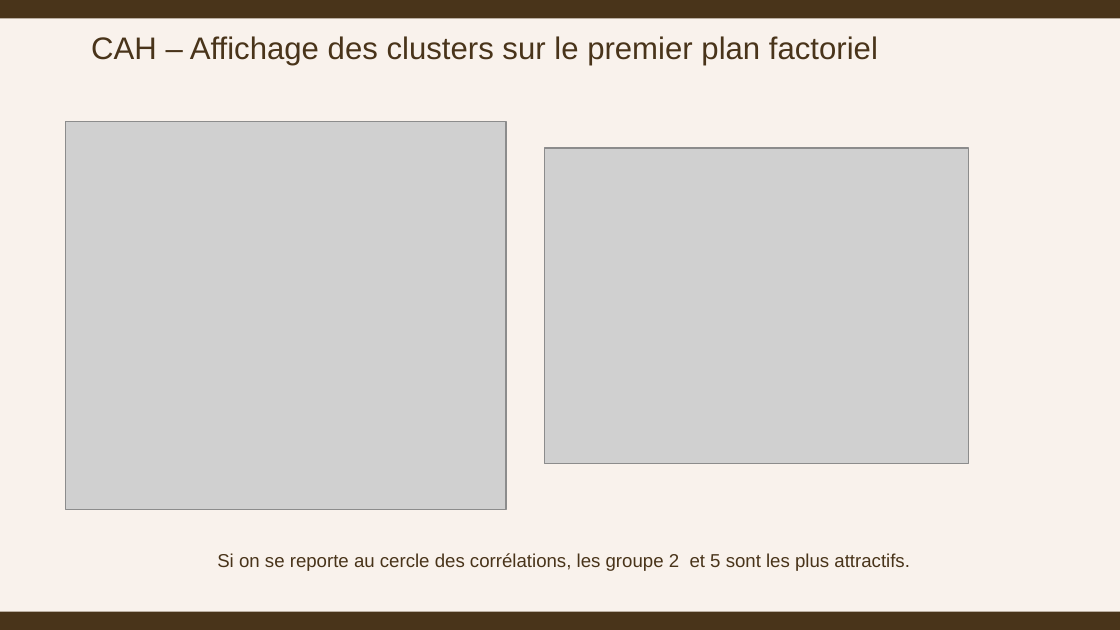
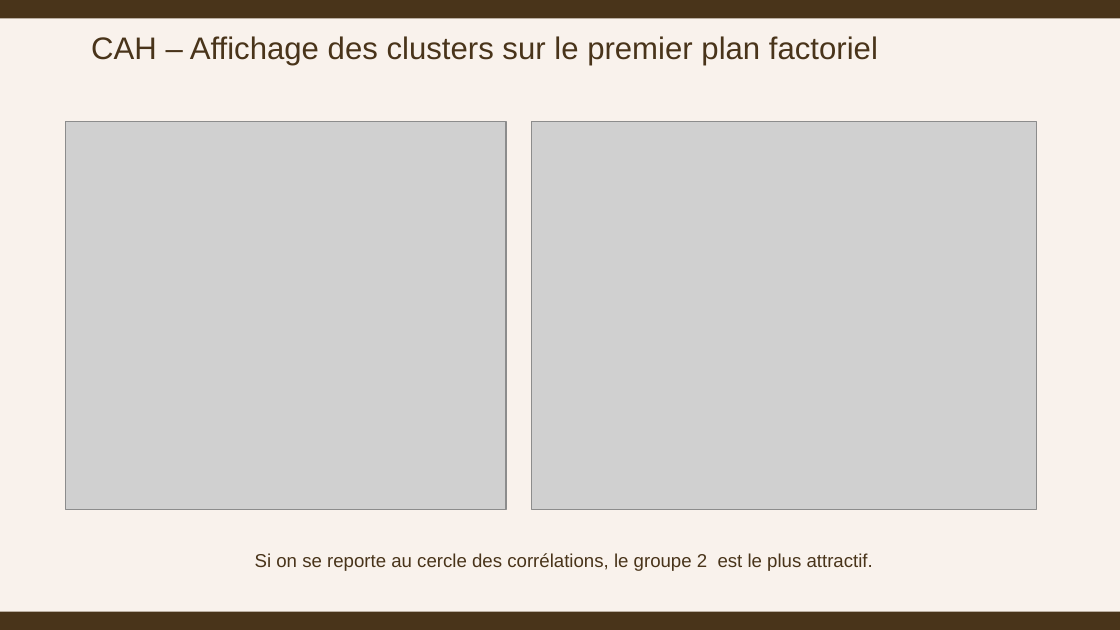
Before and after one commit to ziedbelhocine/Cours-OC, a slide deck: slide 23 of Data_Analyst/Projet_11/livrables/Zied_Belhocine_3_presentation_072026.pptx (slide 25 before the commit). Drawn at 1120x630 pixels with LibreOffice and Linux fonts; fonts in the diff are those of the drawing; grey boxes stand for pictures. Boxes give left, top, right and bottom in pixels: in the first picture for what was removed or moved away, otherwise in the second. Text is boxed around its words. In the diff, an @@ line names an element or a change of style, - is before the commit and + after.

```diff
--- a/Data_Analyst/Projet_11/livrables/Zied_Belhocine_3_presentation_072026.pptx
+++ b/Data_Analyst/Projet_11/livrables/Zied_Belhocine_3_presentation_072026.pptx
@@ picture: place and size @@
-picture at (544, 148, 969, 464)
+picture at (532, 122, 1037, 510)
@@ text at (255, 553, 873, 571): text changed @@
-Si on se reporte au cercle des corrélations, les groupe 2 et 5 sont les plus attractifs.
+Si on se reporte au cercle des corrélations, le groupe 2 est le plus attractif.
```
Also in this commit, not shown: 6 other slides changed, 2 slides added, 5 slides removed, 25 other files.
